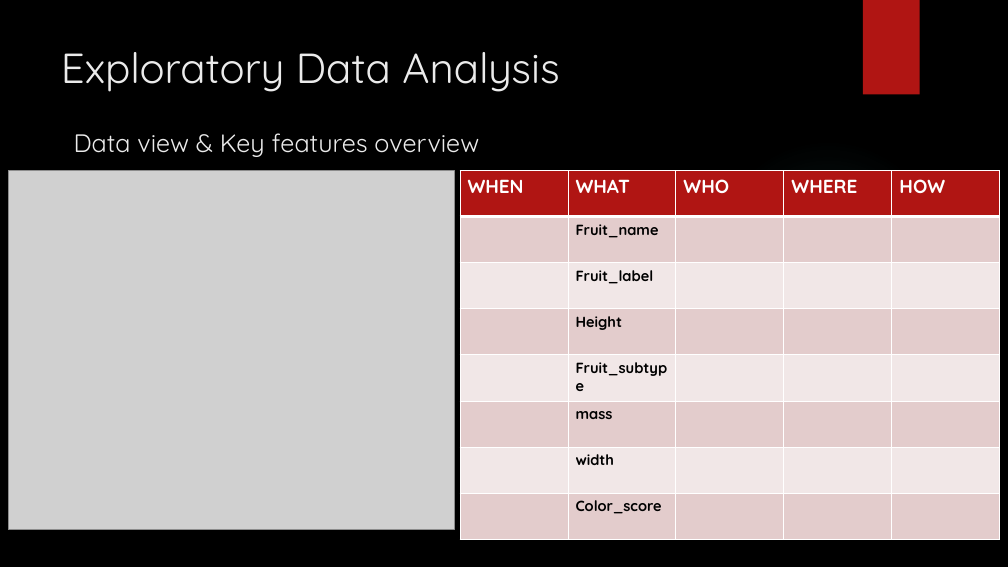
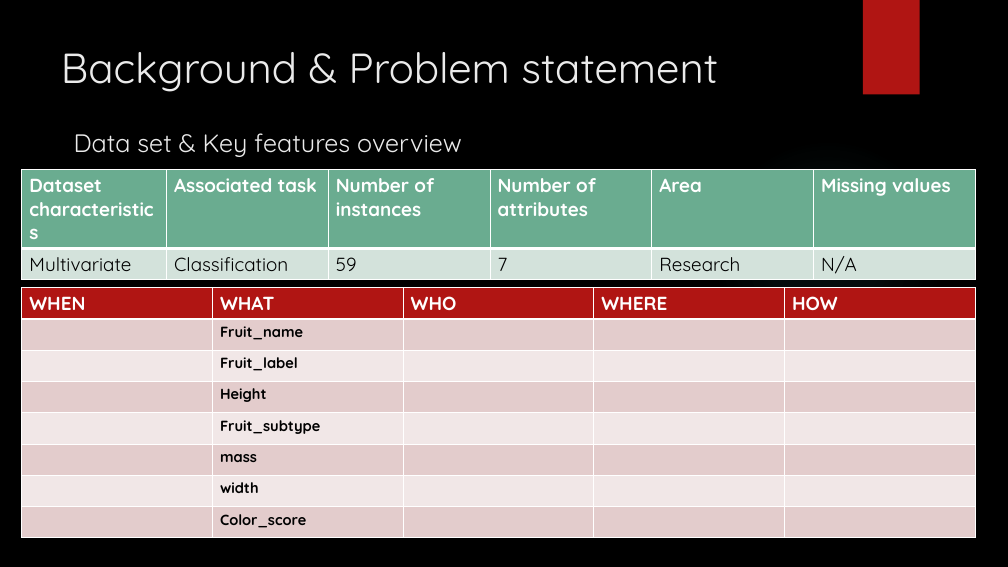
Before and after one commit to SelectTshepo/Presentation, a slide deck: slide 4 of Presentation.pptx. Drawn at 1008x567 pixels with LibreOffice and Linux fonts; fonts in the diff are those of the drawing; grey boxes stand for pictures; background and template pictures are left out. Boxes give left, top, right and bottom in pixels: in the first picture for what was removed or moved away, otherwise in the second. Text is boxed around its words. In the diff, an @@ line names an element or a change of style, - is before the commit and + after.

```diff
--- a/Presentation.pptx
+++ b/Presentation.pptx
@@ title at bbox=[61, 52, 718, 92]: text changed @@
-Exploratory Data Analysis
+Background & Problem statement
@@ text at bbox=[74, 133, 462, 157]: text changed @@
-Data view & Key features overview
+Data set & Key features overview
@@ picture removed at bbox=[8, 171, 454, 530] @@
@@ table added at bbox=[22, 169, 975, 278], 2 rows, 6 columns @@
+Dataset characteristics | Associated task | Number of instances | Number of attributes | Area | Missing values
+Multivariate | Classification | 59 | 7 | Research | N/A
@@ table: place and size @@
-table at bbox=[460, 171, 1000, 540]
+table at bbox=[22, 287, 975, 532]
```
Also in this commit, not shown: 10 other slides changed, 6 slides added, 2 slides removed.
